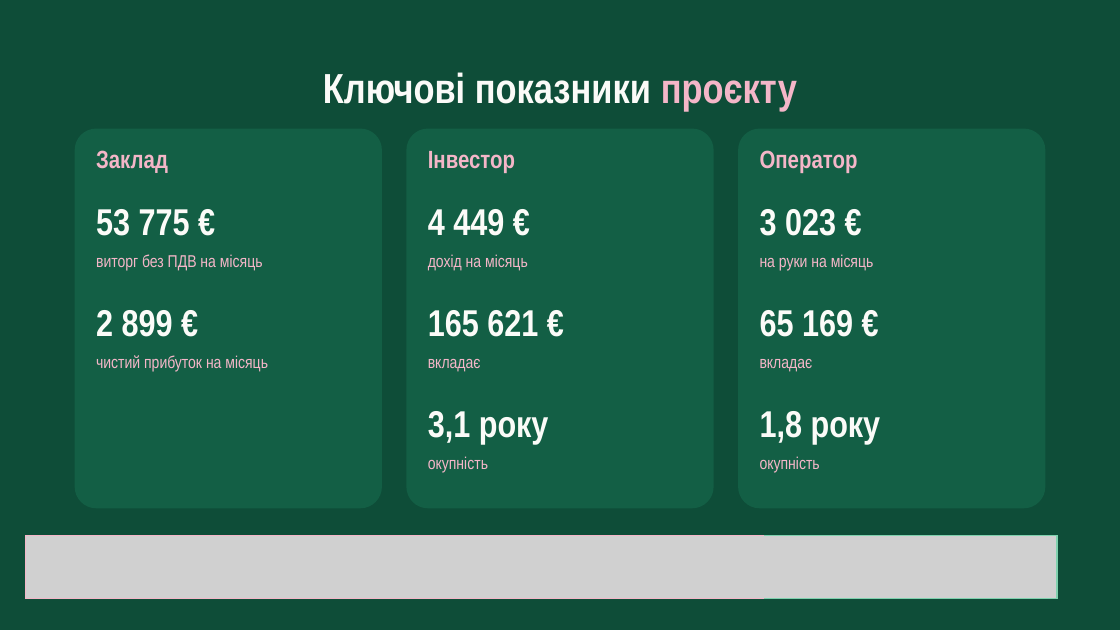
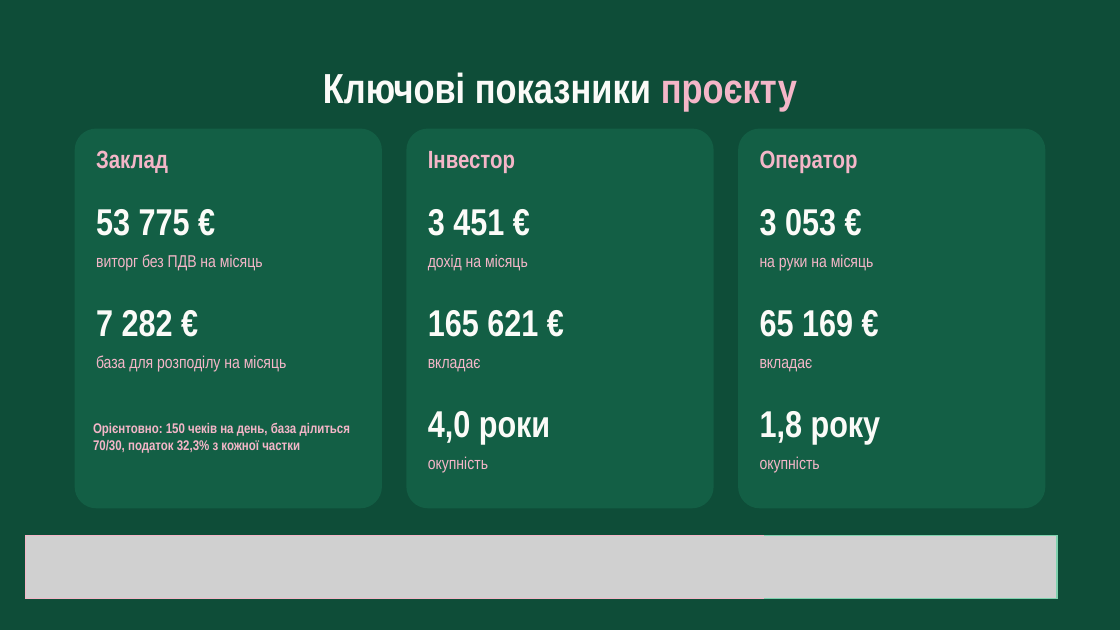
Before and after one commit to denfidiriv-cmyk/xcrypto, a slide deck: slide 27 of presentation_latest.pptx. Drawn at 1120x630 pixels with LibreOffice and Linux fonts; fonts in the diff are those of the drawing; grey boxes stand for pictures. Boxes give left, top, right and bottom in pixels: in the first picture for what was removed or moved away, otherwise in the second. Text is boxed around its words. In the diff, an @@ line names an element or a change of style, - is before the commit and + after.

```diff
--- a/presentation_latest.pptx
+++ b/presentation_latest.pptx
@@ text at (428,209,504,236): text changed @@
-4 449 €
+3 451 €
@@ text at (760,209,836,236): text changed @@
-3 023 €
+3 053 €
@@ text at (96,310,173,337): text changed @@
-2 899 €
+7 282 €
@@ text at (96,355,287,372): text changed @@
-чистий прибуток на місяць
+база для розподілу на місяць
@@ text at (428,411,550,444): text changed @@
-3,1 року
+4,0 роки
@@ text added at (93,423,351,453), 18 pt, text #F4B6C8, bold @@
+Орієнтовно: 150 чеків на день, база ділиться 70/30, податок 32,3% з кожної частки
```
